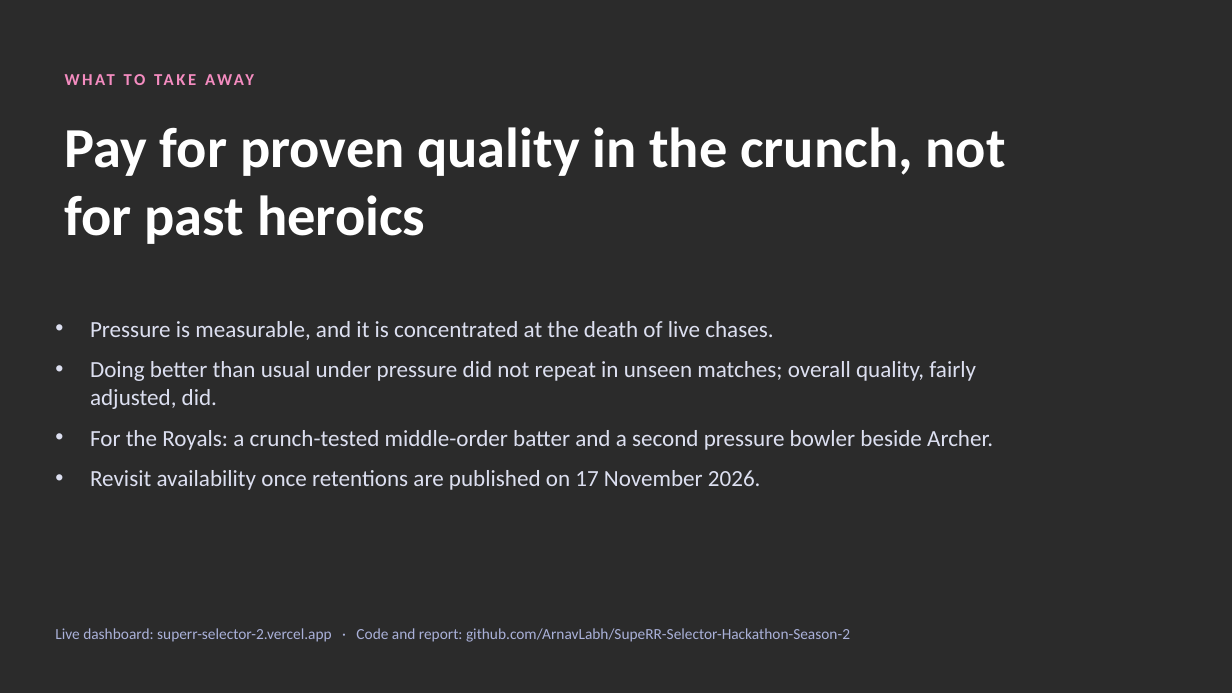
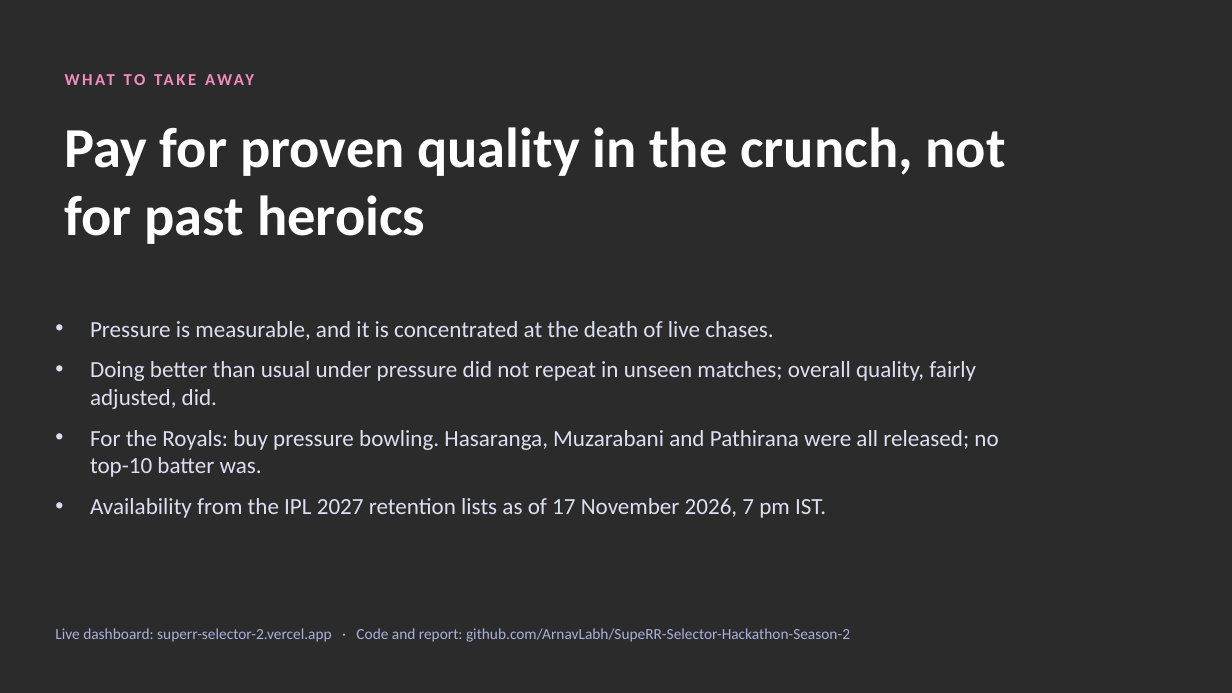
Before and after one commit to ArnavLabh/SupeRR-Selector-Hackathon-Season-2, a slide deck: slide 12 of dashboard/public/downloads/Pressure_Index_Executive_Deck.pptx. Drawn at 1232x693 pixels with LibreOffice and Linux fonts; fonts in the diff are those of the drawing; background and template pictures are left out; a plain dark background stands for a picture behind light text. Boxes give left, top, right and bottom in pixels: in the first picture for what was removed or moved away, otherwise in the second. Text is boxed around its words. In the diff, an @@ line names an element or a change of style, - is before the commit and + after.

```diff
--- a/dashboard/public/downloads/Pressure_Index_Executive_Deck.pptx
+++ b/dashboard/public/downloads/Pressure_Index_Executive_Deck.pptx
@@ text at bbox=[90, 430, 998, 518]: text changed @@
-• For the Royals: a crunch-tested middle-order batter and a second pressure bowler beside Archer.
-• Revisit availability once retentions are published on 17 November 2026.
+• For the Royals: buy pressure bowling. Hasaranga, Muzarabani and Pathirana were all released; no top-10 batter was.
+• Availability from the IPL 2027 retention lists as of 17 November 2026, 7 pm IST.
```
Also in this commit, not shown: 2 other slides changed, 21 other files.
